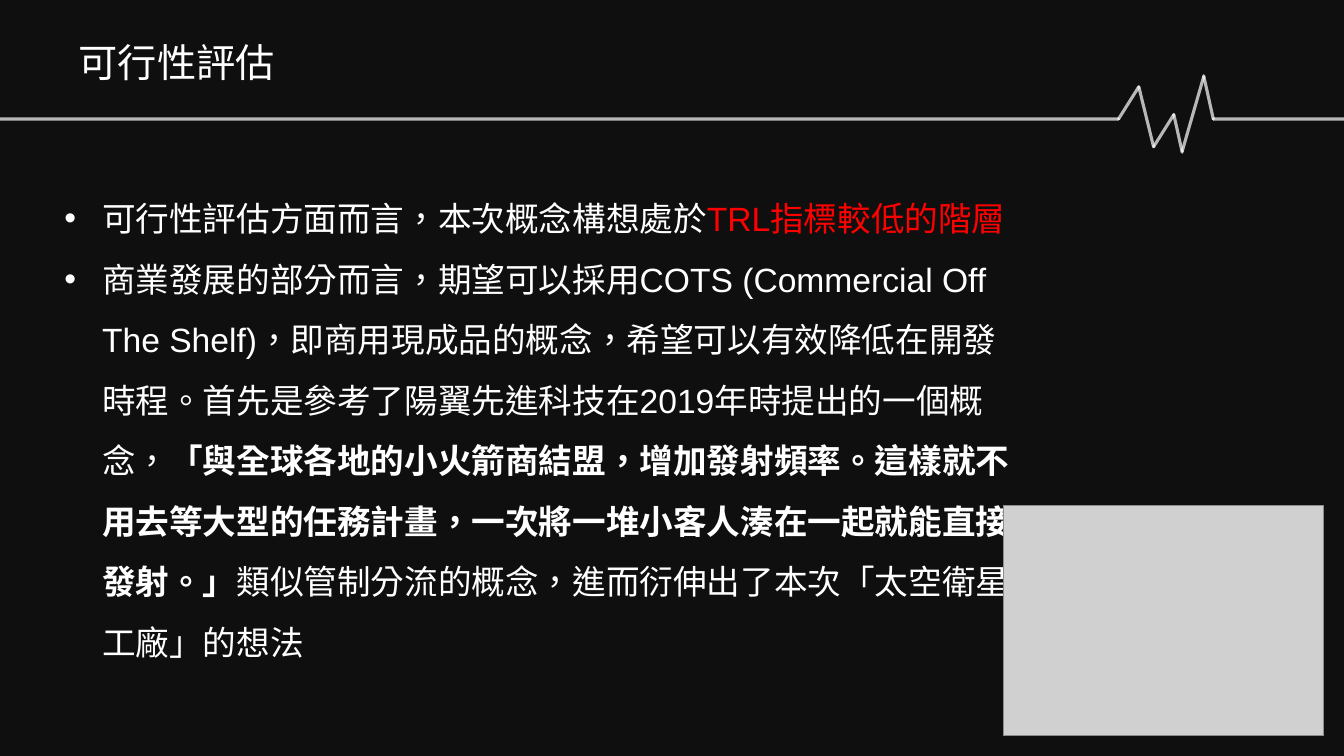
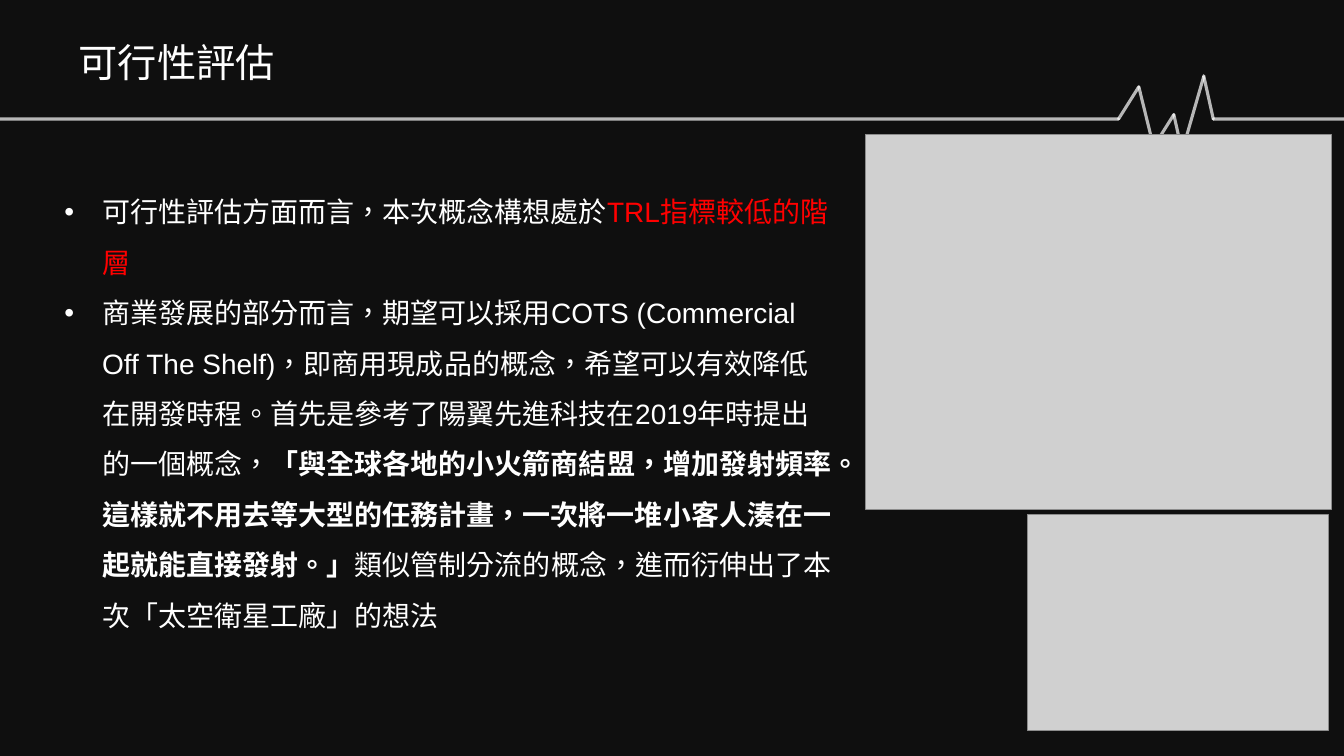
Before and after one commit to Sikako/hackthon, a slide deck: slide 9 of bigdata.pptx. Drawn at 1344x756 pixels with LibreOffice and Linux fonts; fonts in the diff are those of the drawing; grey boxes stand for pictures; background and template pictures are left out; a plain dark background stands for a picture behind light text. Boxes give left, top, right and bottom in pixels: in the first picture for what was removed or moved away, otherwise in the second. Text is boxed around its words. In the diff, an @@ line names an element or a change of style, - is before the commit and + after.

```diff
--- a/bigdata.pptx
+++ b/bigdata.pptx
@@ picture added at bbox=[865, 134, 1332, 509] @@
@@ text "可行性評估方面而言，本次概念構想處於TRL指標較低的階層" at bbox=[102, 198, 859, 629]: size 24 to 20 pt @@
@@ picture: place and size @@
-picture at bbox=[1004, 506, 1325, 736]
+picture at bbox=[1027, 515, 1329, 731]
```
Also in this commit, not shown: 6 other slides changed.
